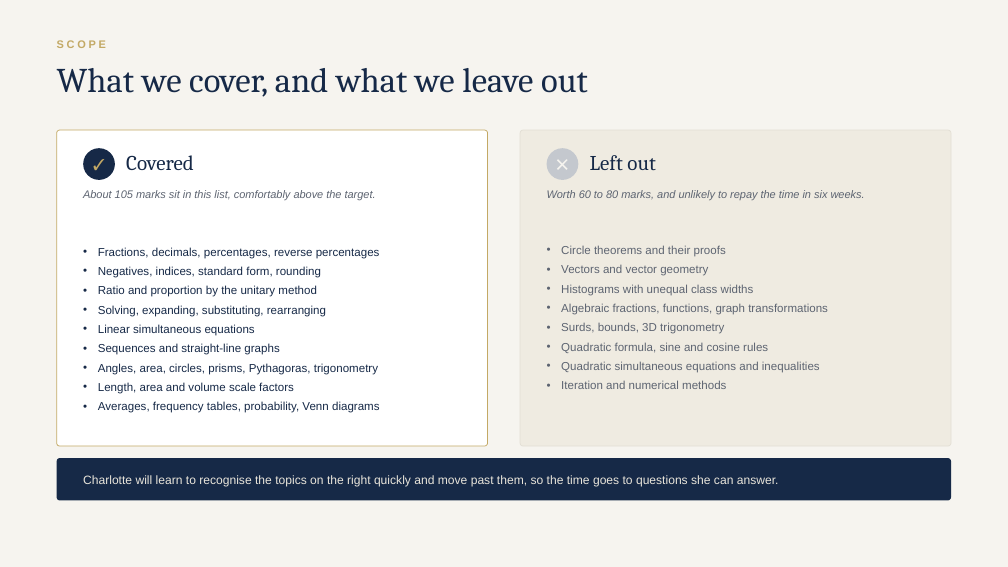
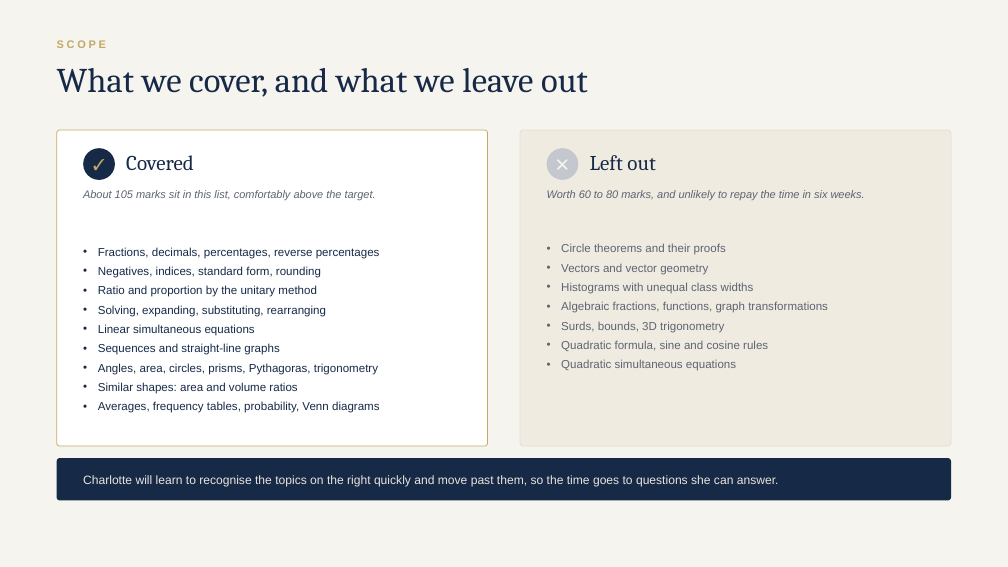
Before and after one commit to AliAljawabra/Daily, a slide deck: slide 11 of tutoring/charlotte/Charlotte_maths_plan.pptx. Drawn at 1008x567 pixels with LibreOffice and Linux fonts; fonts in the diff are those of the drawing. Boxes give left, top, right and bottom in pixels: in the first picture for what was removed or moved away, otherwise in the second. Text is boxed around its words. In the diff, an @@ line names an element or a change of style, - is before the commit and + after.

```diff
--- a/tutoring/charlotte/Charlotte_maths_plan.pptx
+++ b/tutoring/charlotte/Charlotte_maths_plan.pptx
@@ text at (561,359,736,371): text changed @@
-• Quadratic simultaneous equations and inequalities
-• Iteration and numerical methods
+• Quadratic simultaneous equations
@@ text at (98,382,297,394): text changed @@
-• Length, area and volume scale factors
+• Similar shapes: area and volume ratios
```
Also in this commit, not shown: 6 other slides changed, 2 other files.
